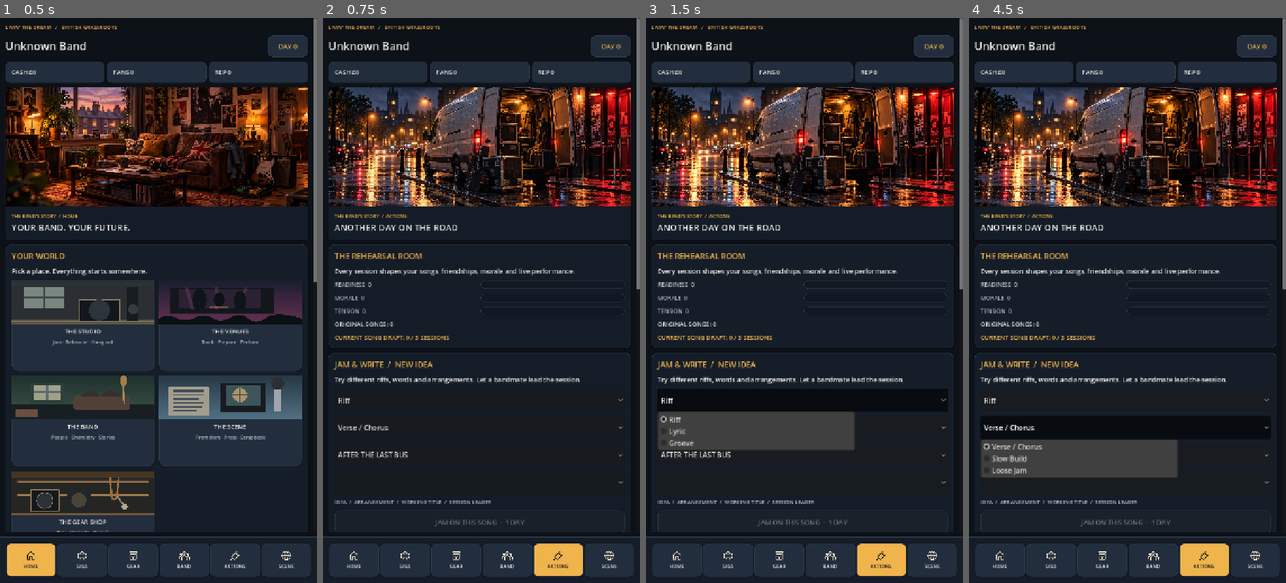
Above: before the commit, frames 1-4 (left to right).
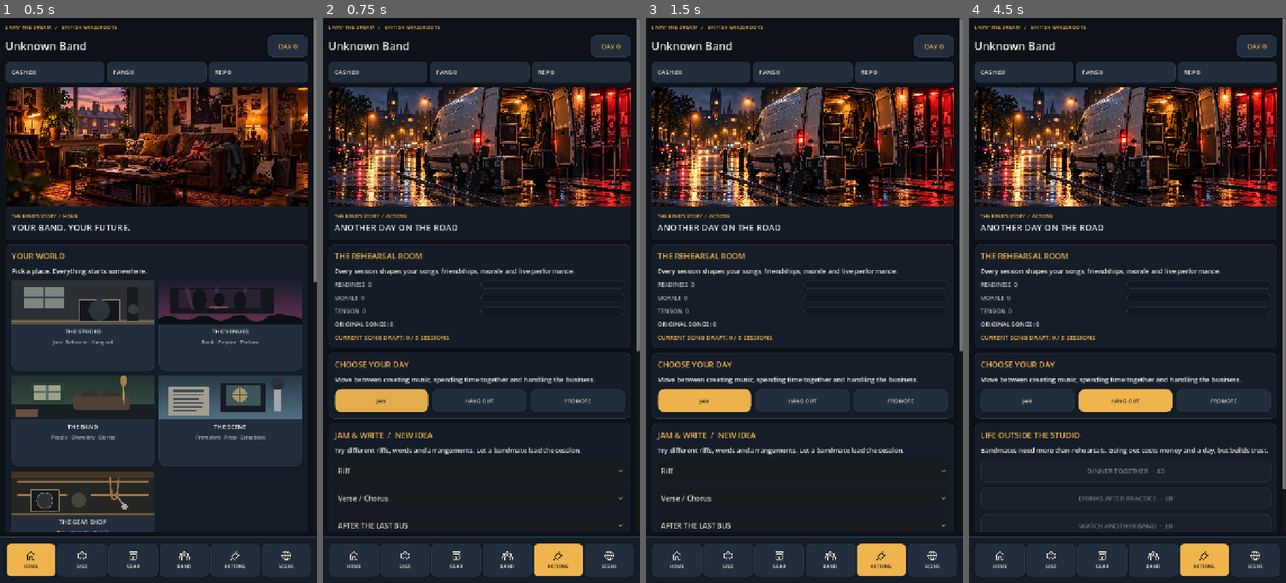
Above: after the commit, the same moments.

Repository: alimuir654-rgb/BandMaster
Game: Godot game, scene res://Scenes/CareerHub.tscn
Same seed, same stepped clock (60 frames per second), same inputs: the game is played once before the commit and once after it. This scene is started directly instead of the project's main scene.
Inputs (mouse positions are in pixels of both pictures, inside the frame that each line leads up to):
- Up to frame 1 (0.5 s): no input
- Up to frame 2 (0.75 s): click (405, 323) at 0.52 s
- Up to frame 3 (1.5 s): click (703, 402) at 1.25 s, where only the run after the commit has a clickable "JAM"
- Up to frame 4 (4.5 s): click (1124, 402) at 2 s, where only the run after the commit has a clickable "HANG OUT"; click (1222, 402) at 2.75 s, where only the run after the commit has a clickable "PROMOTE"; click (1124, 402) at 3.5 s, where only the run before the commit has a clickable "Riff"; click (1124, 424) at 4.25 s, where only the run before the commit has a clickable "Verse / Chorus"

Frame 1 is identical in both runs. In frame 2, 6.1% of the frame differs, in the area x 2-100%, y 48-91%; in frame 3, 9.6%; in frame 4, 10%.

Commit message:
ux: focused rehearsal subspaces for songwriting, socialising and business, replacing one endless activity list

Diff:
--- a/Scripts/career_hub.gd
+++ b/Scripts/career_hub.gd
@@ -38,6 +38,7 @@
 var message := ""
 var content: VBoxContainer
 var scrapbook_filter := "ALL"
+var action_view := "JAM"
 var dialogue_request: HTTPRequest
 var dialogue_busy := false
 var dialogue_serial := 0
@@ -673,81 +674,99 @@
    _action(heading,"GO TO YOUR BOOKED GIG",func() -> void: _switch("GIGS"),true)
  _label(heading,"ORIGINAL SONGS: %d" % _num("songs"),14,UI.WHITE)
  _label(heading,"CURRENT SONG DRAFT: %d / 3 SESSIONS" % _num("song_draft_progress"),14,UI.AMBER)
- var draft: Dictionary = _extra().get("current_song_draft",{})
- var workshop := _card("JAM & WRITE  /  "+("NEW IDEA" if draft.is_empty() else "WORK IN PROGRESS"),"Try different riffs, words and arrangements. Let a bandmate lead the session.")
- var ideas := OptionButton.new()
- var forms := OptionButton.new()
- var titles := OptionButton.new()
- var leads := OptionButton.new()
- var catalogue: Dictionary = Workshop.options(_state())
- for value in catalogue["ideas"]:
-  ideas.add_item(str(value))
- for value in catalogue["forms"]:
-  forms.add_item(str(value))
- for value in catalogue["titles"]:
-  titles.add_item(str(value))
- var indices: Array = []
- for person in catalogue["leads"]:
-  leads.add_item(str(person["name"])+"  /  "+str(person["trait"]))
-  indices.append(int(person["index"]))
- for control in [ideas,forms,titles,leads]:
-  control.custom_minimum_size.y = 52
-  workshop.add_child(control)
- if not draft.is_empty():
-  var idea_index := Workshop.IDEAS.find(str(draft.get("idea","")))
-  var form_index := Workshop.FORMS.find(str(draft.get("form","")))
-  var title_index := Workshop.TITLES.find(str(draft.get("title","")))
-  if idea_index >= 0:
-   ideas.select(idea_index)
-  if form_index >= 0:
-   forms.select(form_index)
-  if title_index >= 0:
-   titles.select(title_index)
- _label(workshop,"IDEA  /  ARRANGEMENT  /  WORKING TITLE  /  SESSION LEADER",12,UI.MUTED)
- var jam := UI.button("JAM ON THIS SONG  ·  1 DAY",true)
- jam.custom_minimum_size.y = 54
- jam.disabled = indices.is_empty()
- workshop.add_child(jam)
- jam.pressed.connect(func() -> void:
-  _finish(Practice.compose(_state(),ideas.get_item_text(ideas.selected),forms.get_item_text(forms.selected),titles.get_item_text(titles.selected),indices[leads.selected]))
- )
- for focus in Practice.FOCUSES:
-  var id := str(focus)
-  var rule: Dictionary = Practice.FOCUSES[id]
-  var base: Dictionary = Actions.ACTIONS[str(rule["action"])]
-  var cost := int(base.get("cost",0))
-  if id == "create":
-   continue
-  var session := _card(str(rule["label"]),str(rule["description"]))
-  _label(session,"1 DAY  /  £%d" % cost,13,UI.MUTED)
-  var start_button := UI.button("START SESSION" if cost == 0 else "BOOK SESSION · £%d" % cost,id == "tighten")
-  start_button.custom_minimum_size.y = 56
-  start_button.disabled = _num("cash") < cost
-  session.add_child(start_button)
-  start_button.pressed.connect(func() -> void: _practice(id))
- var socials := _card("LIFE OUTSIDE THE STUDIO","Bandmates need more than rehearsals. Going out costs money and a day, but builds trust.")
- var available_count := 0
- for person in _state().get("members",[]):
-  if person is Dictionary and str(person.get("life_status","active")) == "active":
-   available_count += 1
- for activity in Social.ACTIVITIES:
-  var outing_id := str(activity)
-  var rule: Dictionary = Social.ACTIVITIES[outing_id]
-  var cost := int(rule["cost_per_member"])*available_count
-  var button := UI.button(str(rule["label"])+"  ·  £%d" % cost)
-  button.custom_minimum_size.y = 52
-  button.disabled = available_count < 2 or _num("cash") < cost
-  socials.add_child(button)
-  button.pressed.connect(func() -> void: _finish(Social.attend(_state(),outing_id)))
- var other := _card("THE BUSINESS SIDE","Music alone won't pay for studio time. Your days also need promotion and practical work.")
- for action_id in ["promo","press","buy_gear"]:
-  var id := str(action_id)
-  var rule: Dictionary = Actions.ACTIONS[id]
-  var cost := int(rule.get("cost",0))
-  var button := UI.button(str(rule["label"])+" · £%d" % cost)
-  button.disabled = _num("cash") < cost
-  other.add_child(button)
-  button.pressed.connect(func() -> void: _do_action(id))
+ var switches := _card("CHOOSE YOUR DAY","Move between creating music, spending time together and handling the business.")
+ var navigation := HBoxContainer.new()
+ navigation.add_theme_constant_override("separation",8)
+ switches.add_child(navigation)
+ for mode in ["JAM","HANG OUT","PROMOTE"]:
+  var destination := str(mode)
+  var selected := action_view == destination
+  var button := UI.button(destination,selected)
+  button.custom_minimum_size.y = 54
+  button.add_theme_font_size_override("font_size",12)
+  navigation.add_child(button)
+  button.pressed.connect(func() -> void:
+   action_view = destination
+   _render()
+  )
+ if action_view == "JAM":
+  var draft: Dictionary = _extra().get("current_song_draft",{})
+  var workshop := _card("JAM & WRITE  /  "+("NEW IDEA" if draft.is_empty() else "WORK IN PROGRESS"),"Try different riffs, words and arrangements. Let a bandmate lead the session.")
+  var ideas := OptionButton.new()
+  var forms := OptionButton.new()
+  var titles := OptionButton.new()
+  var leads := OptionButton.new()
+  var catalogue: Dictionary = Workshop.options(_state())
+  for value in catalogue["ideas"]:
+   ideas.add_item(str(value))
+  for value in catalogue["forms"]:
+   forms.add_item(str(value))
+  for value in catalogue["titles"]:
+   titles.add_item(str(value))
+  var indices: Array = []
+  for person in catalogue["leads"]:
+   leads.add_item(str(person["name"])+"  /  "+str(person["trait"]))
+   indices.append(int(person["index"]))
+  for control in [ideas,forms,titles,leads]:
+   control.custom_minimum_size.y = 52
+   workshop.add_child(control)
+  if not draft.is_empty():
+   var idea_index := Workshop.IDEAS.find(str(draft.get("idea","")))
+   var form_index := Workshop.FORMS.find(str(draft.get("form","")))
+   var title_index := Workshop.TITLES.find(str(draft.get("title","")))
+   if idea_index >= 0:
+    ideas.select(idea_index)
+   if form_index >= 0:
+    forms.select(form_index)
+   if title_index >= 0:
+    titles.select(title_index)
+  _label(workshop,"IDEA  /  ARRANGEMENT  /  WORKING TITLE  /  SESSION LEADER",12,UI.MUTED)
+  var jam := UI.button("JAM ON THIS SONG  ·  1 DAY",true)
+  jam.custom_minimum_size.y = 54
+  jam.disabled = indices.is_empty()
+  workshop.add_child(jam)
+  jam.pressed.connect(func() -> void:
+   _finish(Practice.compose(_state(),ideas.get_item_text(ideas.selected),forms.get_item_text(forms.selected),titles.get_item_text(titles.selected),indices[leads.selected]))
+  )
+  for focus in Practice.FOCUSES:
+   var id := str(focus)
+   var rule: Dictionary = Practice.FOCUSES[id]
+   var base: Dictionary = Actions.ACTIONS[str(rule["action"])]
+   var cost := int(base.get("cost",0))
+   if id == "create":
+    continue
+   var session := _card(str(rule["label"]),str(rule["description"]))
+   _label(session,"1 DAY  /  £%d" % cost,13,UI.MUTED)
+   var start_button := UI.button("START SESSION" if cost == 0 else "BOOK SESSION · £%d" % cost,id == "tighten")
+   start_button.custom_minimum_size.y = 56
+   start_button.disabled = _num("cash") < cost
+   session.add_child(start_button)
+   start_button.pressed.connect(func() -> void: _practice(id))
+ if action_view == "HANG OUT":
+  var socials := _card("LIFE OUTSIDE THE STUDIO","Bandmates need more than rehearsals. Going out costs money and a day, but builds trust.")
+  var available_count := 0
+  for person in _state().get("members",[]):
+   if person is Dictionary and str(person.get("life_status","active")) == "active":
+    available_count += 1
+  for activity in Social.ACTIVITIES:
+   var outing_id := str(activity)
+   var rule: Dictionary = Social.ACTIVITIES[outing_id]
+   var cost := int(rule["cost_per_member"])*available_count
+   var button := UI.button(str(rule["label"])+"  ·  £%d" % cost)
+   button.custom_minimum_size.y = 52
+   button.disabled = available_count < 2 or _num("cash") < cost
+   socials.add_child(button)
+   button.pressed.connect(func() -> void: _finish(Social.attend(_state(),outing_id)))
+ if action_view == "PROMOTE":
+  var other := _card("THE BUSINESS SIDE","Music alone won't pay for studio time. Your days also need promotion and practical work.")
+  for action_id in ["promo","press","buy_gear"]:
+   var id := str(action_id)
+   var rule: Dictionary = Actions.ACTIONS[id]
+   var cost := int(rule.get("cost",0))
+   var button := UI.button(str(rule["label"])+" · £%d" % cost)
+   button.disabled = _num("cash") < cost
+   other.add_child(button)
+   button.pressed.connect(func() -> void: _do_action(id))
 
 func _scene() -> void:
  var archive: Array = _extra().get("career_journal",[])
